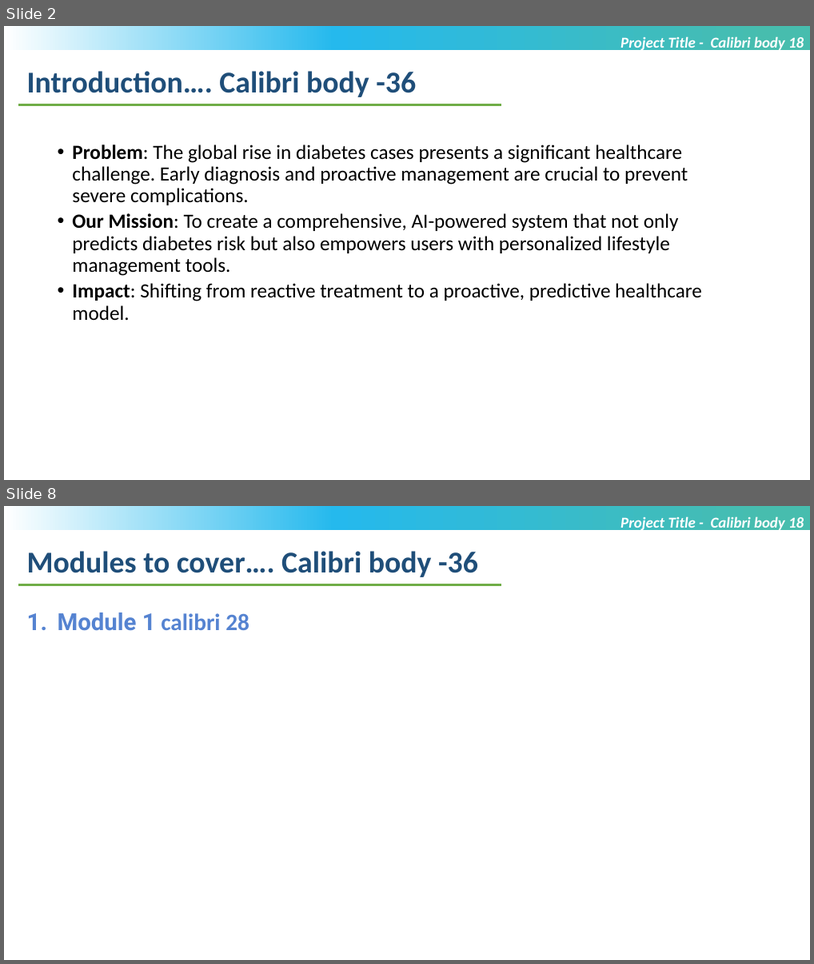
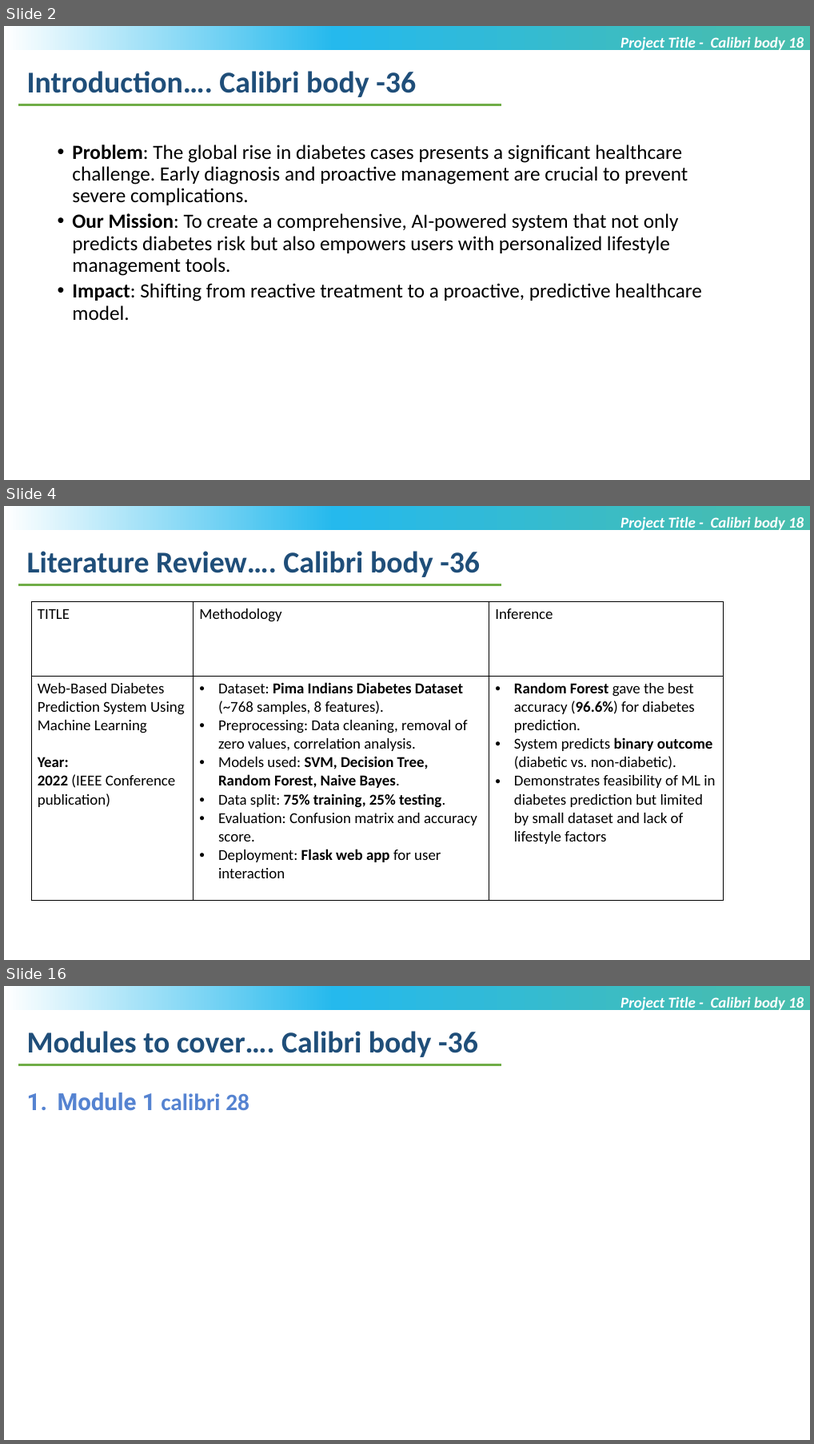
Before and after one commit to Nivyasreec/files, a slide deck: MTech_Project_PPTltim.pptx. Shown one above the other, each under a label of ours: slides 2 and 8 before the commit, slides 2, 4 and 16 after it; the slides between them are not shown. The pictures are 814x964 and 814x1444 pixels, drawn with LibreOffice and Linux fonts; fonts in the diff are those of the drawing; background and template pictures are left out. Boxes give left, top, right and bottom in pixels: in the first picture for what was removed or moved away, otherwise in the second. Text is boxed around its words. In the diff, an @@ line names an element or a change of style, - is before the commit and + after.

```diff
--- a/MTech_Project_PPTltim.pptx
+++ b/MTech_Project_PPTltim.pptx
@@ slide 4 added at [4,506,810,960], background #FFFFFF; not listed: 1 template element that a slide beside it also shows @@
@@ text added at [621,516,804,532], 18 pt, text #FFFFFF, bold, italic @@
+Project Title - Calibri body 18
@@ text added at [27,551,480,577], 36 pt, text #1F4E79, bold @@
+Literature Review…. Calibri body -36
@@ line added from (18, 584) to (502, 584), #70AD47 2.25 pt @@
@@ table added at [31,601,723,900], 2 rows, 3 columns @@
+TITLE | Methodology | Inference
+Web-Based Diabetes Prediction System Using Machine Learning / Year: 2022 (IEEE Conference publication) | Dataset: Pima Indians Diabetes Dataset (~768 samples, 8 features). / Preprocessing: Data cleaning, removal of zero values, correlation analysis. / Models used: SVM, Decision Tree, Random Forest, Naive Bayes. / Data split: 75% training, 25% testing. / Evaluation: Confusion matrix and accuracy score. / Deployment: Flask web app for user interaction | Random Forest gave the best accuracy (96.6%) for diabetes prediction. / System predicts binary outcome (diabetic vs. non-diabetic). / Demonstrates feasibility of ML in diabetes prediction but limited by small dataset and lack of lifestyle factors
@@ what was slide 8 is now slide 16 @@
```
Also in this commit, not shown: 3 slides changed, 9 other slides added, 2 slides removed.
